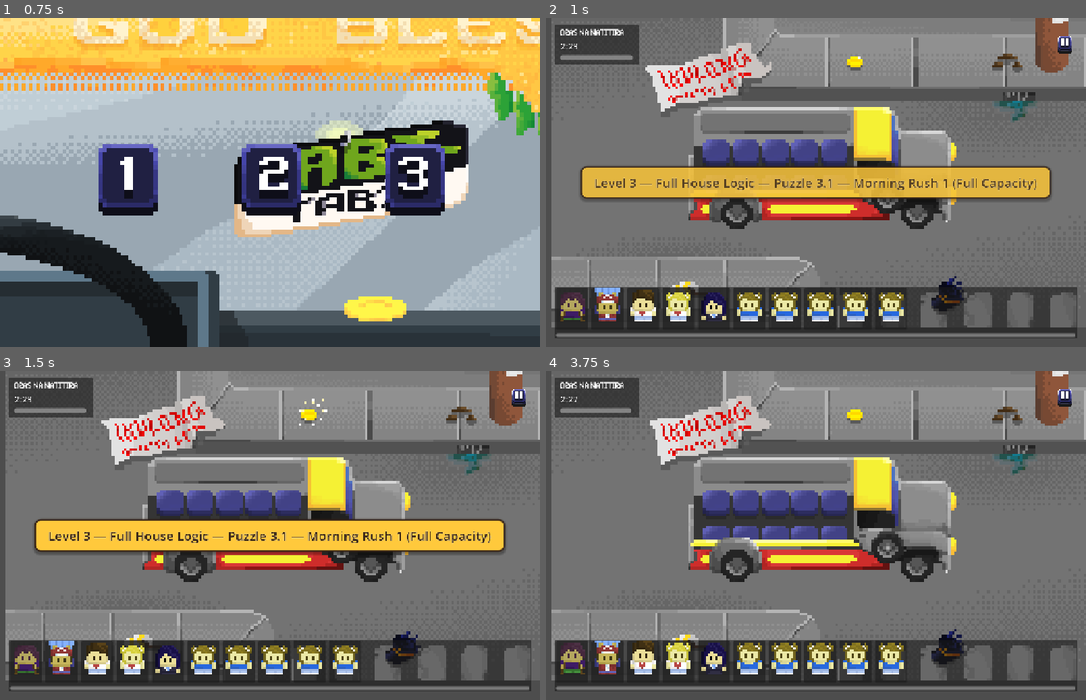
Above: before the commit, frames 1-4 (two rows, left to right).
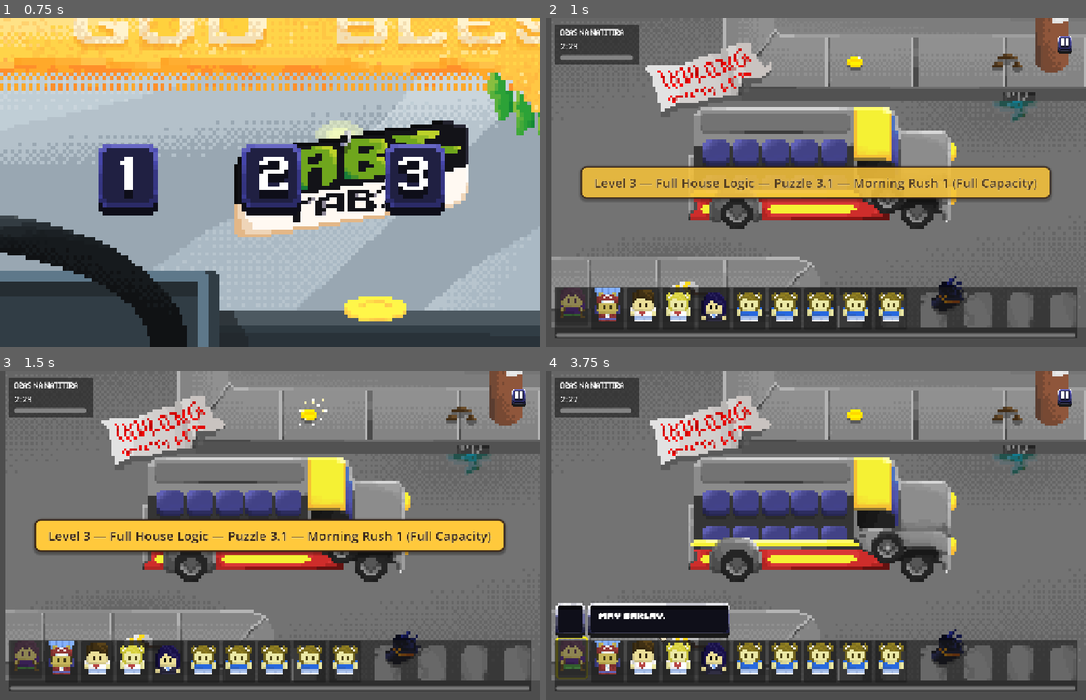
Above: after the commit, the same moments.

Repository: pol-xy/Tabi-Tabi
Game: Godot game, scene res://Scenes/Main/MainMenu.tscn
Same seed, same stepped clock (60 frames per second), same inputs: the game is played once before the commit and once after it.
Inputs (mouse positions are in pixels of both pictures, inside the frame that each line leads up to):
- Up to frame 1 (0.75 s): tap Enter (ui_accept) at 0.5 s; move the mouse to (388, 166) at 0.52 s; hold Right (ui_right) from 0.53 s (still down); click (388, 166) at 0.67 s
- Up to frame 2 (1 s): keep holding Right (ui_right); tap Enter (ui_accept) at 0.77 s
- Up to frame 3 (1.5 s): release Right (ui_right) at 1.25 s; drag from (162, 551) to (243, 601) at 1.27 s
- Up to frame 4 (3.75 s): move the mouse to (870, 463) at 2.02 s; hold Right (ui_right) 2.03-2.75 s; drag from (789, 601) to (654, 486) at 2.77 s; move the mouse to (978, 584) at 3.52 s; hold Left (ui_left) from 3.53 s (still down)

Frame 1 is identical in both runs. In frame 2, 0.3% of the frame differs, in the area x 2-8%, y 81-93%; in frame 3, 0.3%; in frame 4, 3.8%, in the area x 1-34%, y 70-94%.

Commit message:
fix: allow selector free navigation to empty seats, default start on queue panel, and enhance border visibility

Diff:
--- a/scripts/main_jeepney.gd
+++ b/scripts/main_jeepney.gd
@@ -10,7 +10,7 @@
 # --- Keyboard selection & navigation ---
 var selected_row: int = 0
 var selected_col: int = 0
-var is_in_queue_panel: bool = false
+var is_in_queue_panel: bool = true
 var selected_queue_index: int = 0
 var lifted_card: PassengerCard = null
 var lifted_seat: Node = null
@@ -41,7 +41,7 @@
 func _on_grid_dimensions_changed(_rows: int, cols: int) -> void:
 	selected_row = 0
 	selected_col = 0
-	is_in_queue_panel = false
+	is_in_queue_panel = true
 	selected_queue_index = 0
 
 	# Deselect any lifted card during level changes
@@ -101,11 +101,11 @@
 
 	var style = StyleBoxFlat.new()
 	style.draw_center = false
-	style.border_width_left = 3
-	style.border_width_right = 3
-	style.border_width_top = 3
-	style.border_width_bottom = 3
-	style.border_color = Color(1.0, 0.9, 0.1, 0.8) # Vibrant yellow
+	style.border_width_left = 4
+	style.border_width_right = 4
+	style.border_width_top = 4
+	style.border_width_bottom = 4
+	style.border_color = Color(1.0, 0.95, 0.0, 1.0) # Extremely bright, solid neon yellow
 	style.corner_radius_top_left = 6
 	style.corner_radius_top_right = 6
 	style.corner_radius_bottom_left = 6
@@ -140,27 +140,7 @@
 		selector_cursor.hide()
 	else:
 		# --- Navigate Jeepney Grid ---
-		var seated = grid_manager.get_unique_passengers()
-		if seated.is_empty() and lifted_card == null:
-			# Hide selection box if no passengers are seated yet (per user request)
-			selector_cursor.hide()
-			return
-
-		# If transitioning from empty, snap cursor to first seated passenger
-		if not seated.is_empty():
-			var current_occupied = grid_manager.seats[selected_row][selected_col] != null
-			if not current_occupied:
-				var found = false
-				for r in range(grid_manager.row_count):
-					for c in range(grid_manager.col_count):
-						if grid_manager.seats[r][c] != null:
-							selected_row = r
-							selected_col = c
-							found = true
-							break
-					if found:
-						break
-
+		# Allow free navigation to all seats (occupied or empty)
 		var seat = _get_seat_node(selected_row, selected_col)
 		if seat:
 			selector_cursor.global_position = seat.global_position
@@ -224,8 +204,8 @@
 			selected_row = max(0, selected_row - 1)
 			moved = true
 		elif event.is_action_pressed("ui_down") or (event is InputEventKey and event.pressed and event.keycode == KEY_S):
-			# Go down to queue panel (only if lower bench or if empty and pressing down to enter queue)
-			if selected_row == 1 or grid_manager.get_unique_passengers().is_empty():
+			# Go down to queue panel if already at the lower bench (row 1)
+			if selected_row == 1:
 				var hud = GameManager.hud
 				if hud and hud.queue_panel and not hud.queue_panel._cards.is_empty():
 					is_in_queue_panel = true
